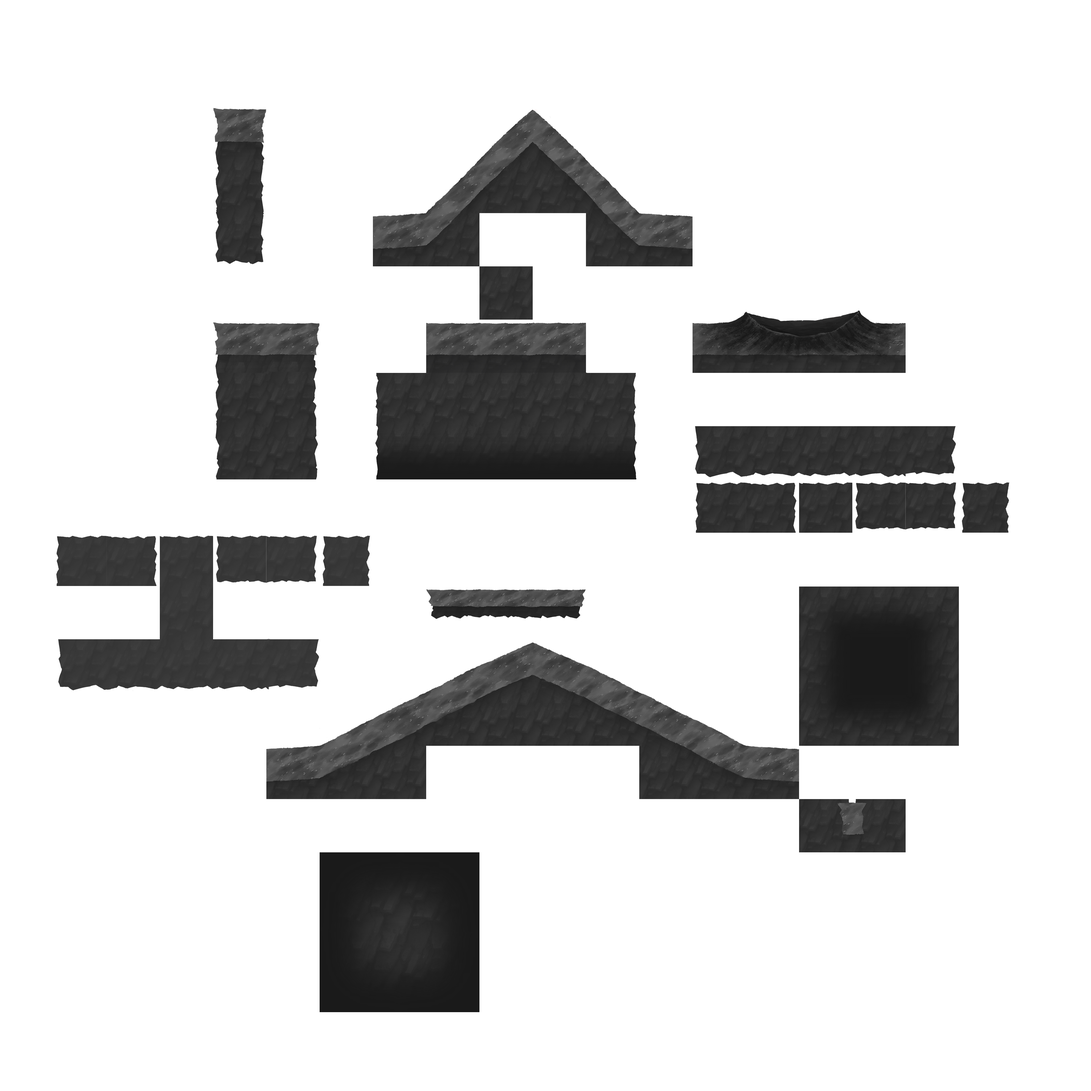
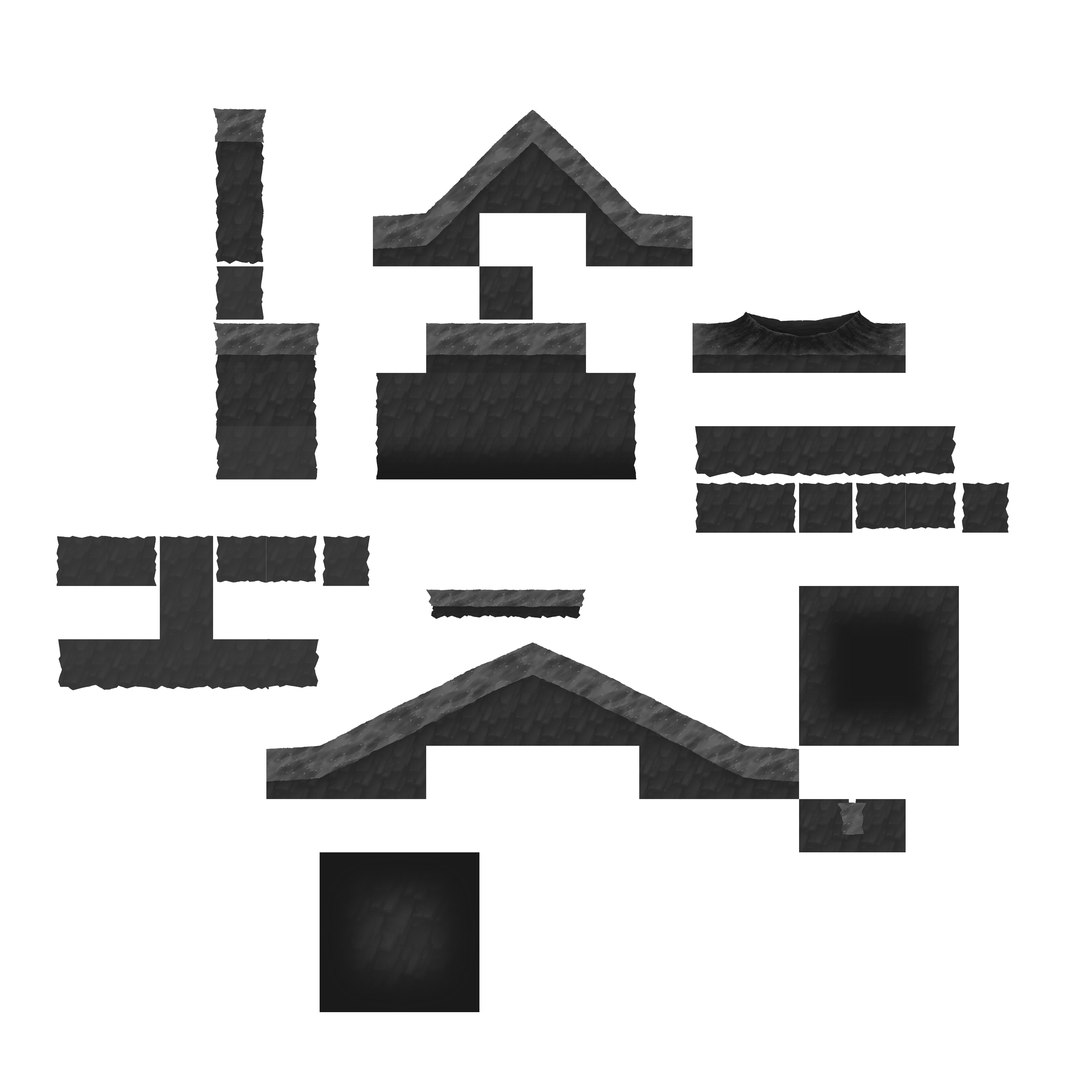
Revision of a layered (1091, 1091) image; what changed, layer by layer:
added layer "Layer 7" above "Layer 8" over [215, 426, 319, 480]
added layer "Layer 8" above "Terrain_Shaded" over [215, 266, 267, 320]
added layer "Terrain_Shaded" above "Tiles" over [799, 586, 960, 747]
painted on "Tiles" over [799, 586, 960, 589]
